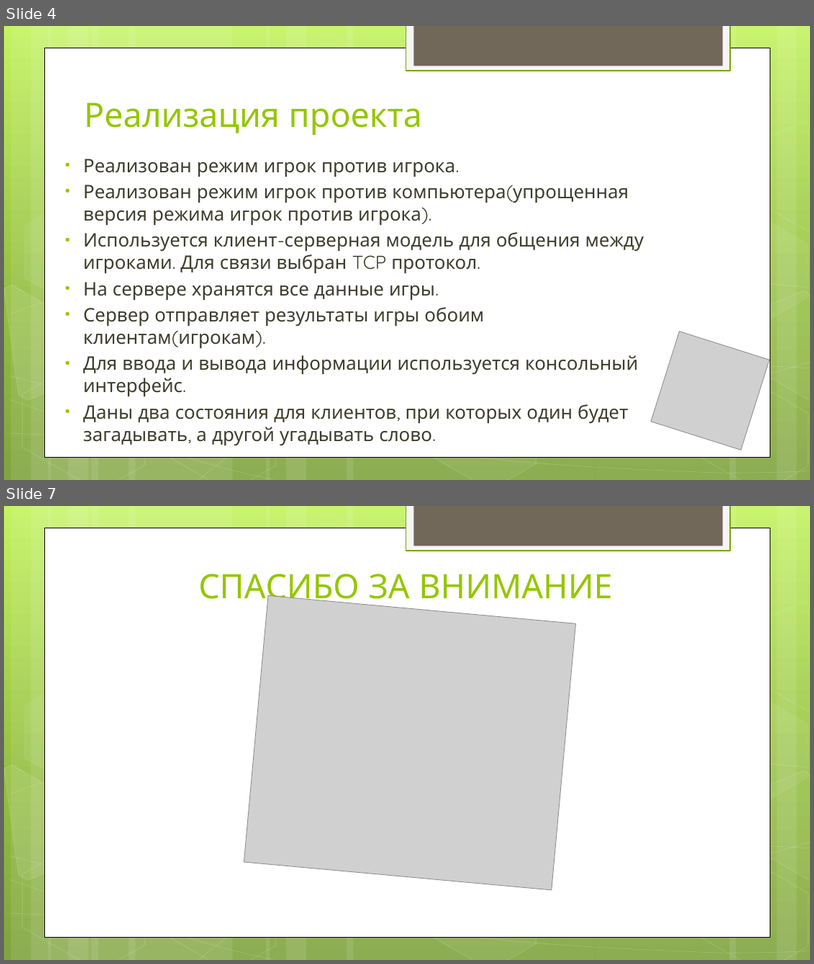
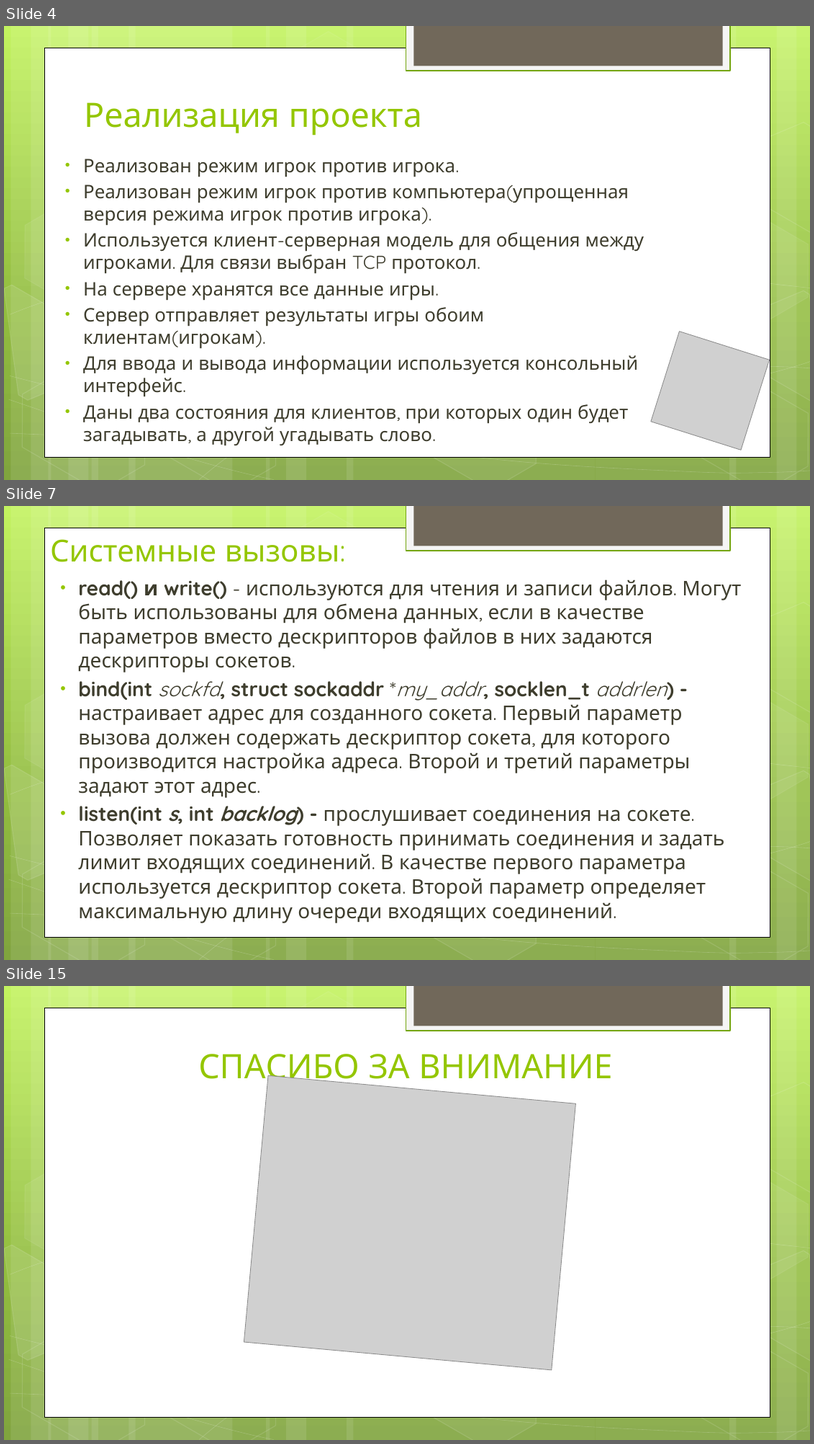
Before and after one commit to Toad-Non-Stop/Toad-Non-Stop, a slide deck: OC_Labs/palach/Презентация курсовой.ppt. Shown one above the other, each under a label of ours: slides 4 and 7 before the commit, slides 4, 7 and 15 after it; the slides between them are not shown. The pictures are 814x964 and 814x1444 pixels, drawn with LibreOffice and Linux fonts; fonts in the diff are those of the drawing; grey boxes stand for pictures. Boxes give left, top, right and bottom in pixels: in the first picture for what was removed or moved away, otherwise in the second. Text is boxed around its words. In the diff, an @@ line names an element or a change of style, - is before the commit and + after.

```diff
--- a/OC_Labs/palach/Презентация курсовой.ppt
+++ b/OC_Labs/palach/Презентация курсовой.ppt
@@ slide 7 added at [4, 506, 810, 960], background gradient #C3F35F to #93BF3F to #81A53E; not listed: 30 template elements that a slide beside it also shows @@
@@ title added at [50, 539, 340, 562], 36 pt, text #94C600 @@
+Системные вызовы:
@@ text added at [78, 579, 741, 923], 24 pt, text #3E3D2D @@
+• read() и write() - используются для чтения и записи файлов. Могут быть использованы для обмена данных, если в качестве параметров вместо дескрипторов файлов в них задаются дескрипторы сокетов.
+• bind(int sockfd, struct sockaddr *my_addr, socklen_t addrlen) - настраивает адрес для созданного сокета. Первый параметр вызова должен содержать дескриптор сокета, для которого производится настройка адреса. Второй и третий параметры задают этот адрес.
+• listen(int s, int backlog) - прослушивает соединения на сокете. Позволяет показать готовность принимать соединения и задать лимит входящих соединений. В качестве первого параметра используется дескриптор сокета. Второй параметр определяет максимальную длину очереди входящих соединений.
@@ what was slide 7 is now slide 15 @@
```
Also in this commit, not shown: 2 slides changed, 7 other slides added.
